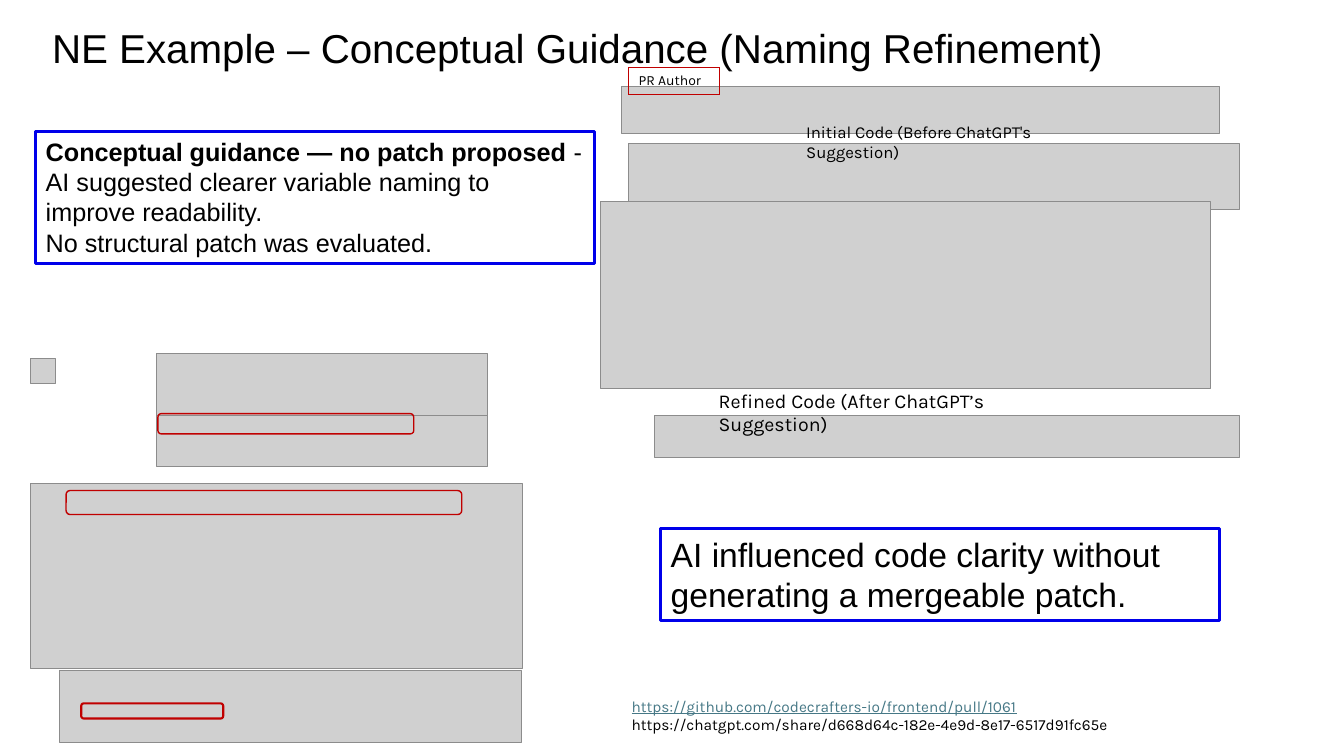
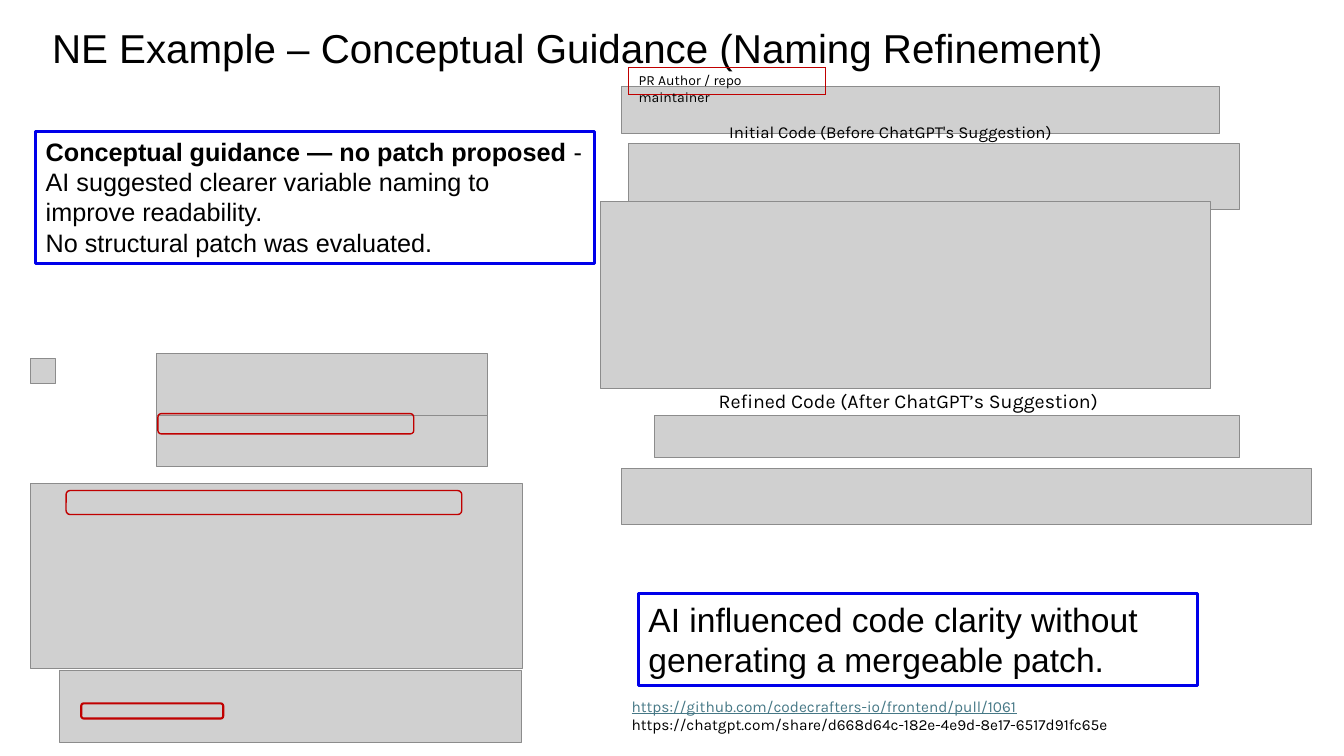
Before and after one commit to johnxu21/johnxu21.github.io, a slide deck: slide 17 of teaching/CS472/Timetable/LLV-L1.pptx. Drawn at 1344x756 pixels with LibreOffice and Linux fonts; fonts in the diff are those of the drawing; grey boxes stand for pictures. Boxes give left, top, right and bottom in pixels: in the first picture for what was removed or moved away, otherwise in the second. Text is boxed around its words. In the diff, an @@ line names an element or a change of style, - is before the commit and + after.

```diff
--- a/teaching/CS472/Timetable/LLV-L1.pptx
+++ b/teaching/CS472/Timetable/LLV-L1.pptx
@@ rectangle "PR Author / repo maintainer": place and size @@
-rectangle "PR Author / repo maintainer" at <box>629,68,720,95</box>
+rectangle "PR Author / repo maintainer" at <box>629,68,826,95</box>
@@ text in rectangle at <box>639,75,742,102</box>: text changed @@
-PR Author
+PR Author / repo maintainer
@@ text "Initial Code (Before ChatGPT's Suggestion)" rewrapped from <box>806,126,1032,162</box> to <box>729,126,1051,143</box> @@
@@ text "Refined Code (After ChatGPT’s Suggestion)" rewrapped from <box>719,394,984,436</box> to <box>719,394,1098,413</box> @@
@@ picture added at <box>622,468,1313,524</box> @@
@@ rectangle "AI influenced code clarity without ...": place and size @@
-rectangle "AI influenced code clarity without ..." at <box>661,529,1220,621</box>
+rectangle "AI influenced code clarity without ..." at <box>638,594,1197,686</box>
```
Also in this commit, not shown: 4 other slides changed, 4 slides added, 4 other files.
